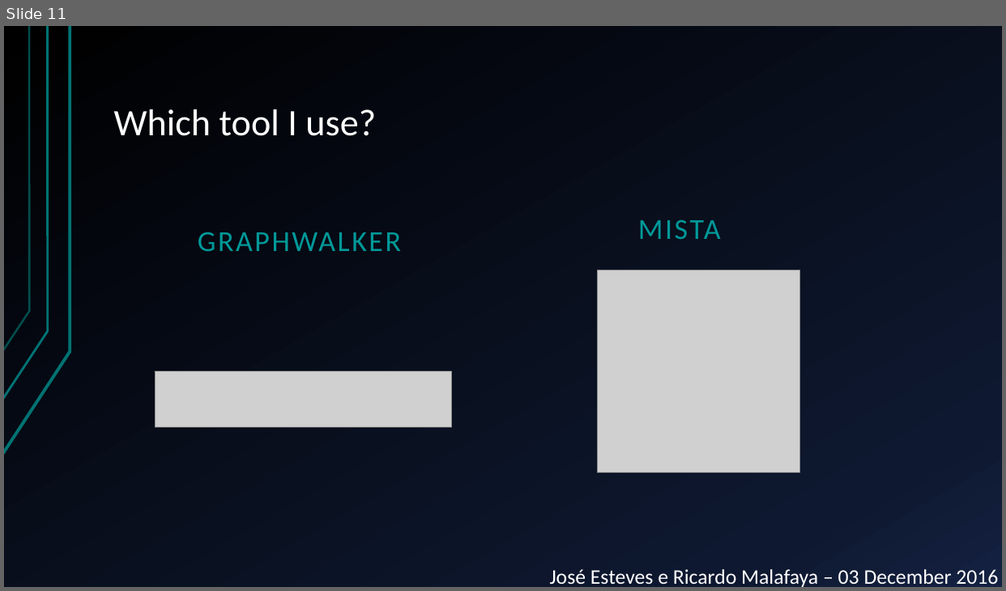
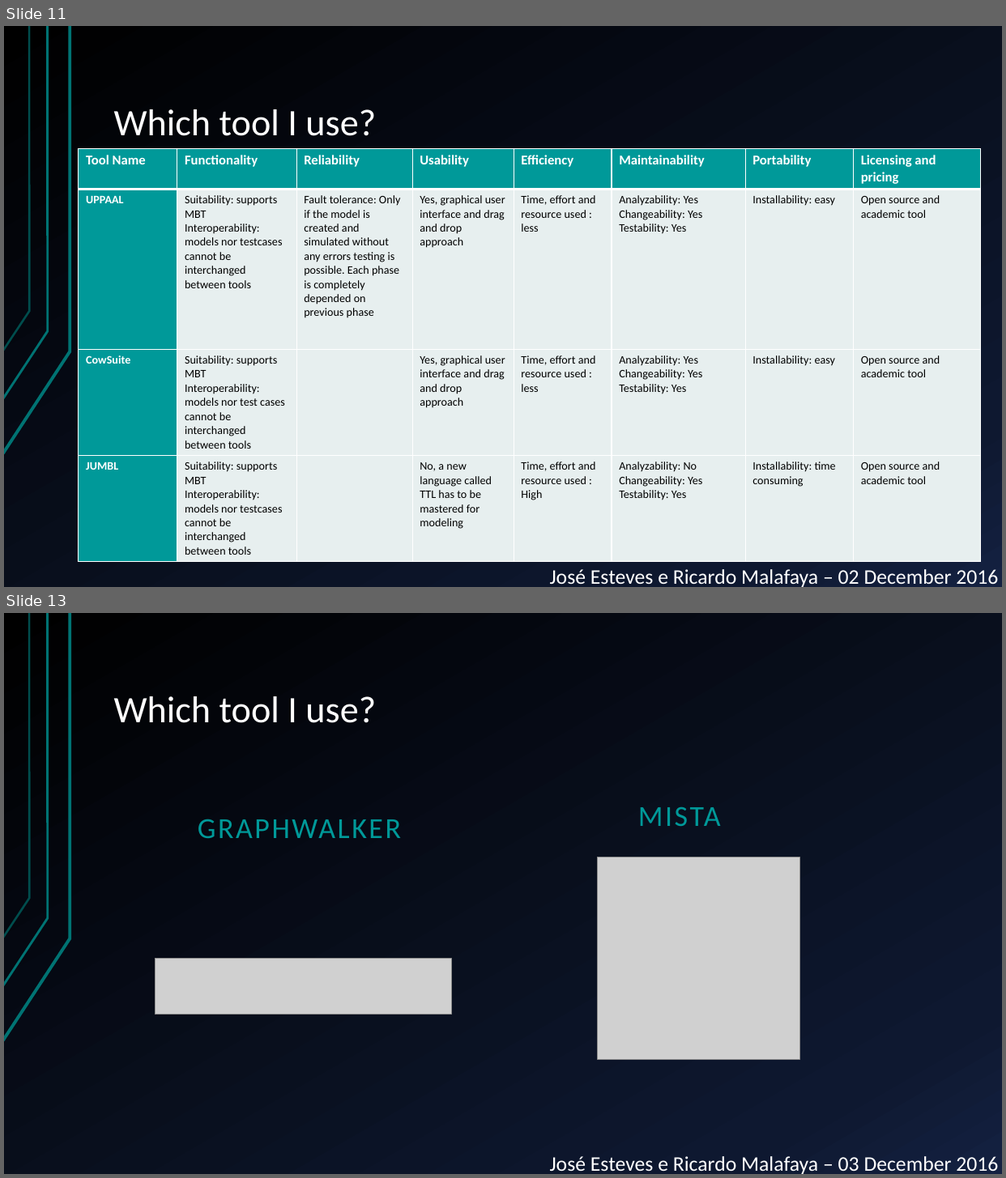
Before and after one commit to JGEsteves89/FEUP-MESW-TVVS-MBT, a slide deck: Presentation.pptx. Shown one above the other, each under a label of ours: slide 11 before the commit, slides 11 and 13 after it; the slides between them are not shown. The pictures are 1006x591 and 1006x1178 pixels, drawn with LibreOffice and Linux fonts; fonts in the diff are those of the drawing; grey boxes stand for pictures. Boxes give left, top, right and bottom in pixels: in the first picture for what was removed or moved away, otherwise in the second. Text is boxed around its words. In the diff, an @@ line names an element or a change of style, - is before the commit and + after.

```diff
--- a/Presentation.pptx
+++ b/Presentation.pptx
@@ slide 11 added at bbox=[4, 26, 1002, 587], background gradient #000000 to #0F1931 to #142242; not listed: 3 template elements that a slide beside it also shows @@
@@ title added at bbox=[114, 109, 376, 136], 36 pt, text #FFFFFF @@
+Which tool I use?
@@ table added at bbox=[79, 149, 981, 558], 4 rows, 8 columns @@
+Tool Name | Functionality | Reliability | Usability | Efficiency | Maintainability | Portability | Licensing and pricing
+UPPAAL | Suitability: supports MBT / Interoperability: models nor testcases cannot be interchanged between tools | Fault tolerance: Only if the model is created and simulated without any errors testing is possible. Each phase is completely depended on previous phase | Yes, graphical user interface and drag and drop approach | Time, effort and resource used : less | Analyzability: Yes / Changeability: Yes / Testability: Yes | Installability: easy | Open source and academic tool
+CowSuite | Suitability: supports MBT / Interoperability: models nor test cases cannot be interchanged between tools |  | Yes, graphical user interface and drag and drop approach | Time, effort and resource used : less | Analyzability: Yes / Changeability: Yes / Testability: Yes | Installability: easy | Open source and academic tool
+JUMBL | Suitability: supports MBT / Interoperability: models nor testcases cannot be interchanged between tools |  | No, a new language called TTL has to be mastered for modeling | Time, effort and resource used : High | Analyzability: No / Changeability: Yes / Testability: Yes | Installability: time consuming | Open source and academic tool
@@ text added at bbox=[550, 570, 998, 587], 20 pt, text #FFFFFF @@
+José Esteves e Ricardo Malafaya – 02 December 2016
@@ what was slide 11 is now slide 13 @@
```
Also in this commit, not shown: 11 slides changed, 5 other slides added, 1 other file.
